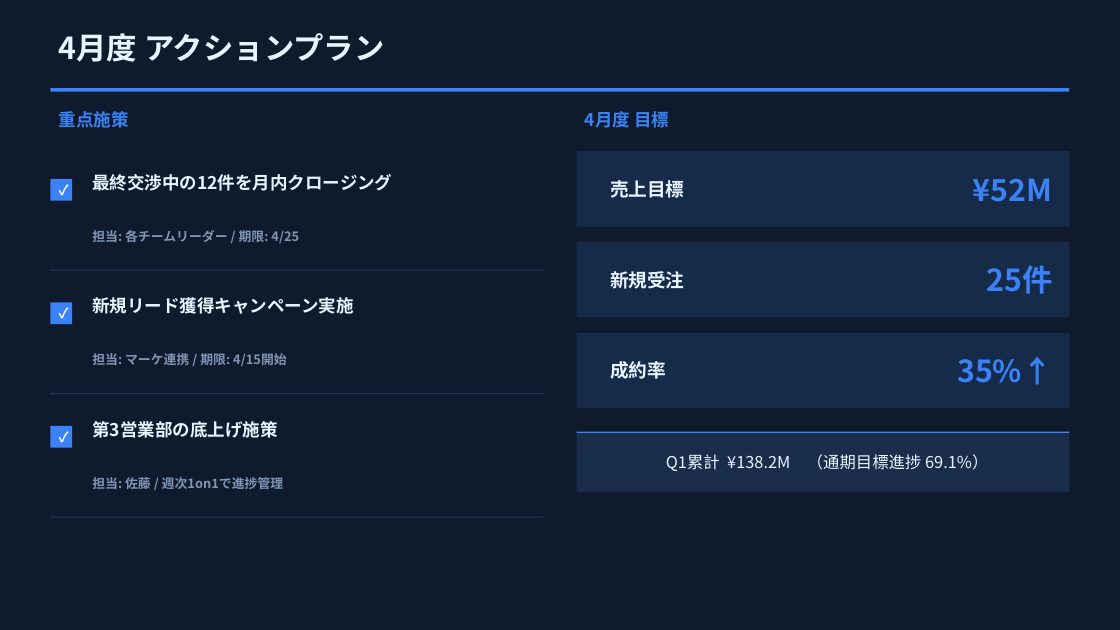
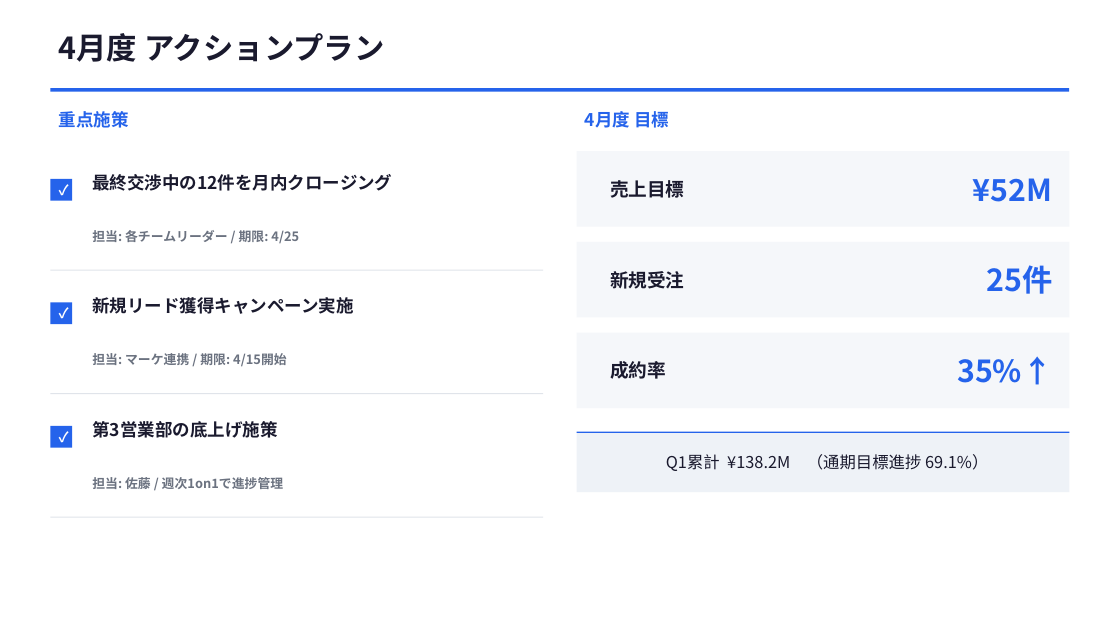
Before and after one commit to horihorihorihorichiz/-, a slide deck: slide 5 of slides/exports/sales-meeting.pptx. Drawn at 1120x630 pixels with LibreOffice and Linux fonts; fonts in the diff are those of the drawing. Boxes give left, top, right and bottom in pixels: in the first picture for what was removed or moved away, otherwise in the second. Text is boxed around its words. In the diff, an @@ line names an element or a change of style, - is before the commit and + after.

```diff
--- a/slides/exports/sales-meeting.pptx
+++ b/slides/exports/sales-meeting.pptx
@@ background #0F1B2D to #FFFFFF @@
@@ text "最終交渉中の12件を月内クロージング" at (x1=92, y1=174, x2=392, y2=243): text colour #E8F4FF to #1A1A2E in "最終交渉中の12件を月内クロージング"; text colour #8094B4 to #6B7280 in "担当: 各チームリーダー / 期限: 4/25" @@
@@ text "新規リード獲得キャンペーン実施" at (x1=92, y1=297, x2=354, y2=367): text colour #E8F4FF to #1A1A2E in "新規リード獲得キャンペーン実施"; text colour #8094B4 to #6B7280 in "担当: マーケ連携 / 期限: 4/15開始" @@
@@ fill #162A4A to #F5F7FA in 3 elements at (x1=577, y1=151, x2=1070, y2=227), (x1=577, y1=242, x2=1070, y2=318), (x1=577, y1=333, x2=1070, y2=408) @@
@@ text colour #3B82F6 to #2563EB in 5 elements at (x1=59, y1=111, x2=129, y2=128), (x1=585, y1=111, x2=669, y2=128), (x1=973, y1=178, x2=1053, y2=202), (x1=986, y1=265, x2=1052, y2=294), (x1=957, y1=356, x2=1052, y2=385) @@
@@ text "第3営業部の底上げ施策" at (x1=92, y1=421, x2=284, y2=489): text colour #E8F4FF to #1A1A2E in "第3営業部の底上げ施策"; text colour #8094B4 to #6B7280 in "担当: 佐藤 / 週次1on1で進捗管理" @@
@@ fill #3B82F6 to #2563EB in 5 elements at (x1=50, y1=88, x2=1070, y2=92), (x1=50, y1=179, x2=72, y2=201), (x1=50, y1=302, x2=72, y2=324), (x1=50, y1=426, x2=72, y2=448), (x1=577, y1=432, x2=1070, y2=433) @@
@@ rectangle at (x1=577, y1=432, x2=1070, y2=492): fill #1A2D4A to #EEF2F7 @@
@@ text colour #E8F4FF to #1A1A2E in 5 elements at (x1=59, y1=33, x2=384, y2=62), (x1=610, y1=180, x2=684, y2=198), (x1=610, y1=271, x2=684, y2=289), (x1=610, y1=361, x2=666, y2=379), (x1=666, y1=454, x2=988, y2=471) @@
@@ fill #1E3A5F to #E0E4EA in 3 elements at (x1=50, y1=270, x2=544, y2=271), (x1=50, y1=393, x2=544, y2=394), (x1=50, y1=517, x2=544, y2=518) @@
```
Also in this commit, not shown: 5 other slides changed, 3 other files.
